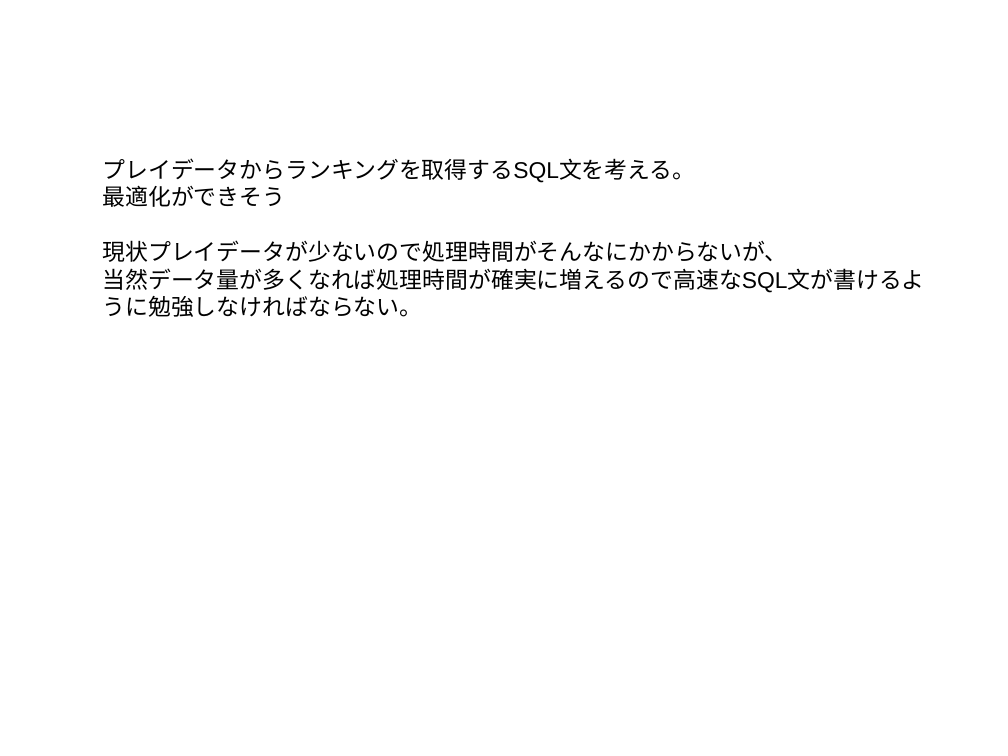
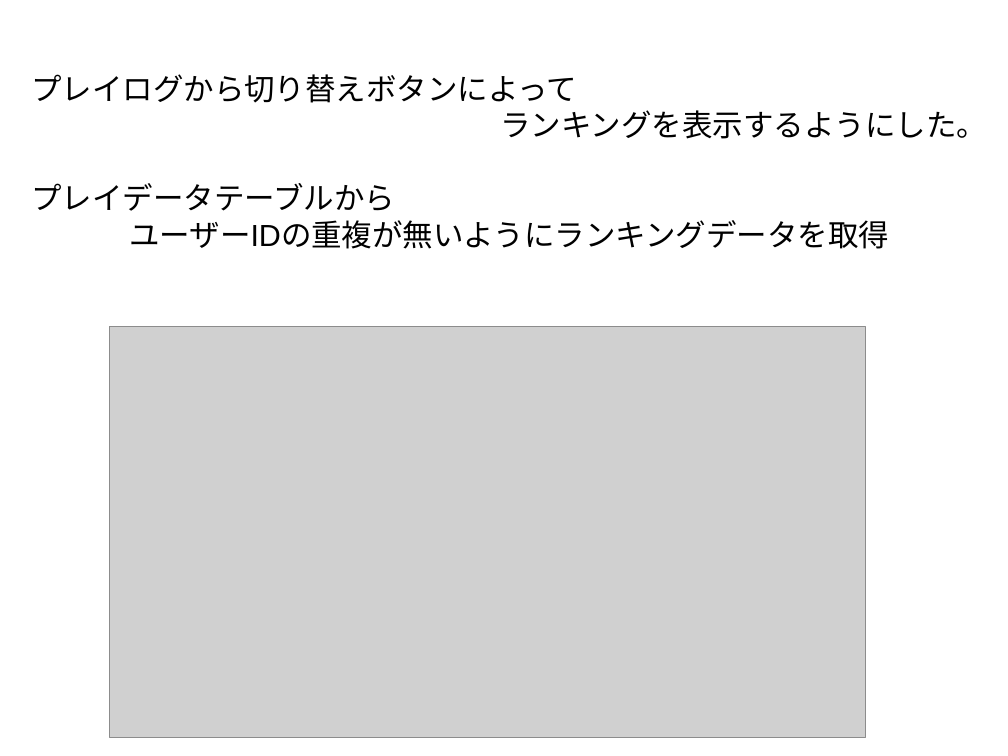
Before and after one commit to Miura0425/LunarLander_Art, a slide deck: slide 31 of 「クライアントとサーバー」発表資料.pptx (slide 26 before the commit). Drawn at 1008x756 pixels with LibreOffice and Linux fonts; fonts in the diff are those of the drawing; grey boxes stand for pictures. Boxes give left, top, right and bottom in pixels: in the first picture for what was removed or moved away, otherwise in the second. Text is boxed around its words. In the diff, an @@ line names an element or a change of style, - is before the commit and + after.

```diff
--- a/「クライアントとサーバー」発表資料.pptx
+++ b/「クライアントとサーバー」発表資料.pptx
@@ text at <box>31,74,987,249</box>: text changed; size 18 to 24 pt @@
-プレイデータからランキングを取得するSQL文を考える。
-最適化ができそう
-現状プレイデータが少ないので処理時間がそんなにかからないが、
-当然データ量が多くなれば処理時間が確実に増えるので高速なSQL文が書けるように勉強しなければならない。
+プレイログから切り替えボタンによって
+ランキングを表示するようにした。
+プレイデータテーブルから
+ユーザーIDの重複が無いようにランキングデータを取得
@@ picture added at <box>110,327,866,737</box> @@
```
Also in this commit, not shown: 12 other slides changed, 18 slides added, 13 slides removed, 1 other file.
